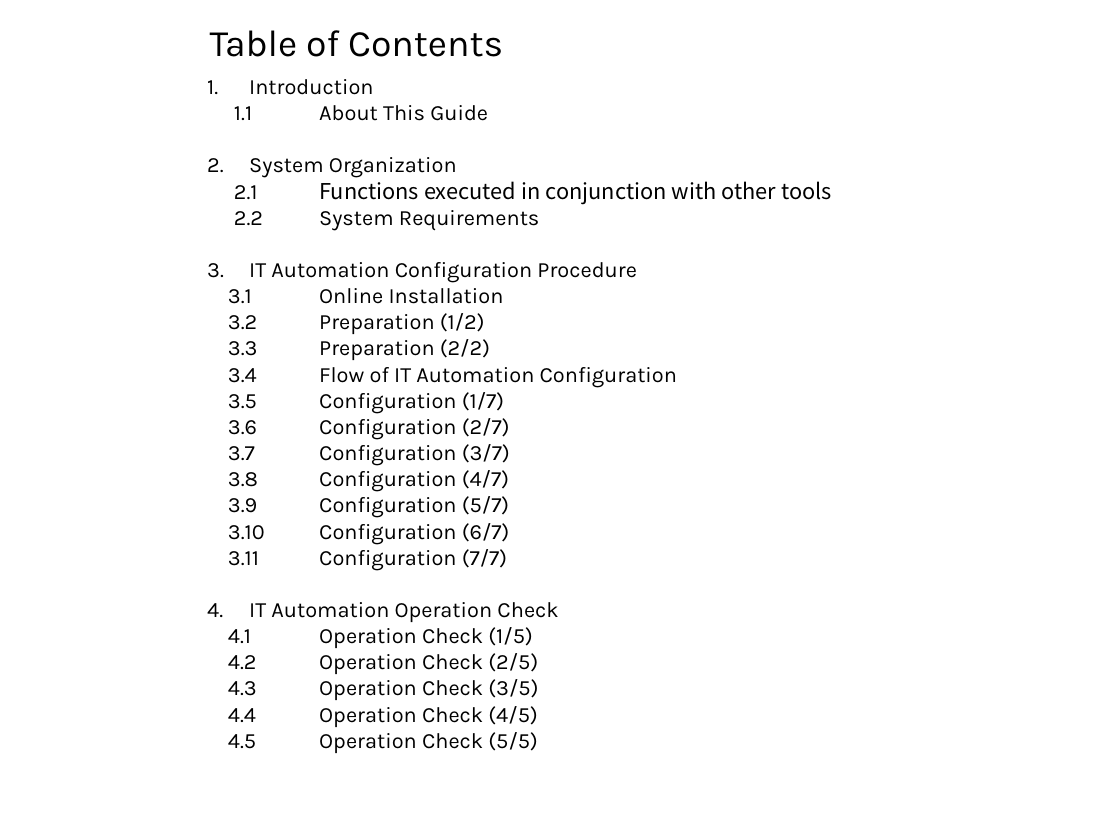
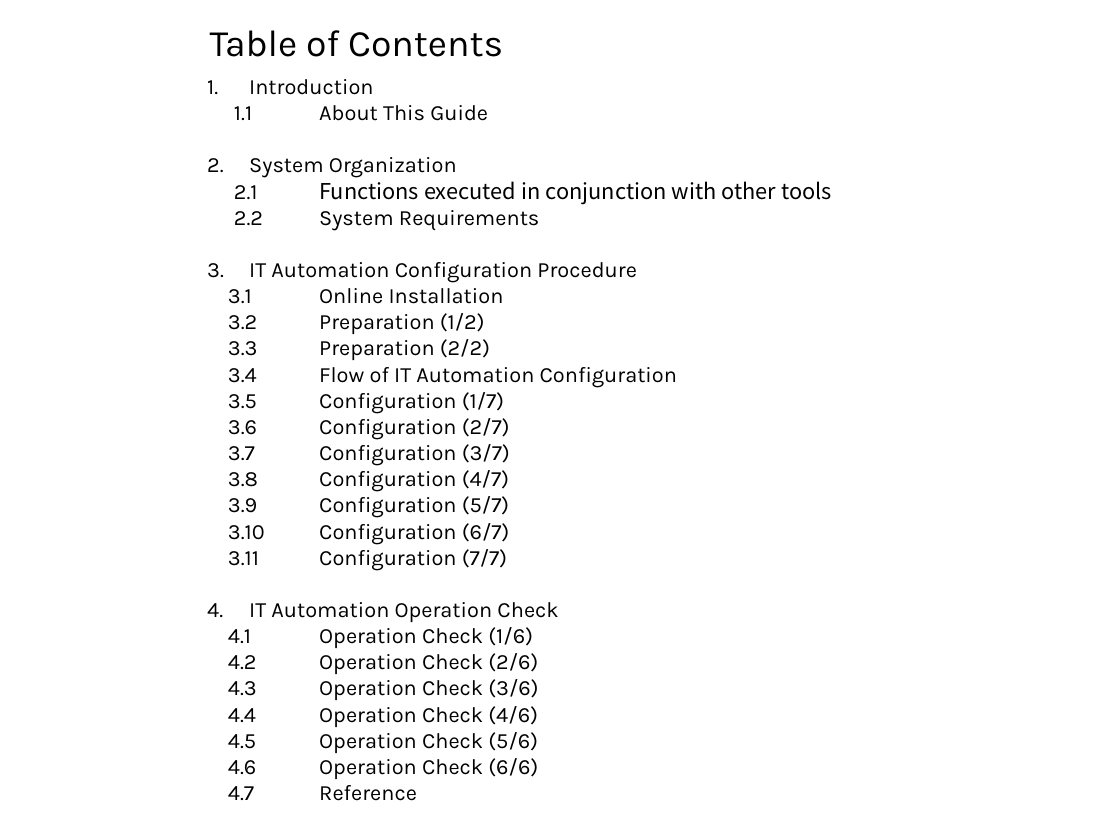
Before and after one commit to exastro-suite/it-automation-docs, a slide deck: slide 2 of asset/Learn/ITA-online-install_en.pptx. Drawn at 1120x840 pixels with LibreOffice and Linux fonts; fonts in the diff are those of the drawing; background and template pictures are left out. Boxes give left, top, right and bottom in pixels: in the first picture for what was removed or moved away, otherwise in the second. Text is boxed around its words. In the diff, an @@ line names an element or a change of style, - is before the commit and + after.

```diff
--- a/asset/Learn/ITA-online-install_en.pptx
+++ b/asset/Learn/ITA-online-install_en.pptx
@@ text at (228,627,538,801): text changed @@
-4.1 Operation Check (1/5)
-4.2 Operation Check (2/5)
-4.3 Operation Check (3/5)
-4.4 Operation Check (4/5)
-4.5 Operation Check (5/5)
+4.1 Operation Check (1/6)
+4.2 Operation Check (2/6)
+4.3 Operation Check (3/6)
+4.4 Operation Check (4/6)
+4.5 Operation Check (5/6)
+4.6 Operation Check (6/6)
+4.7 Reference
```
Also in this commit, not shown: 6 other slides changed, 2 slides added.
